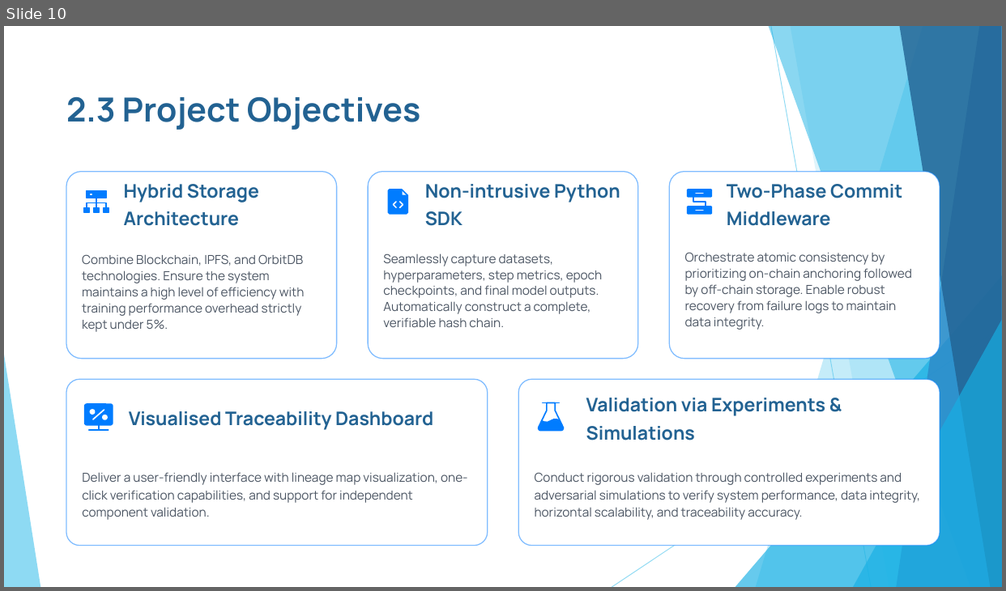
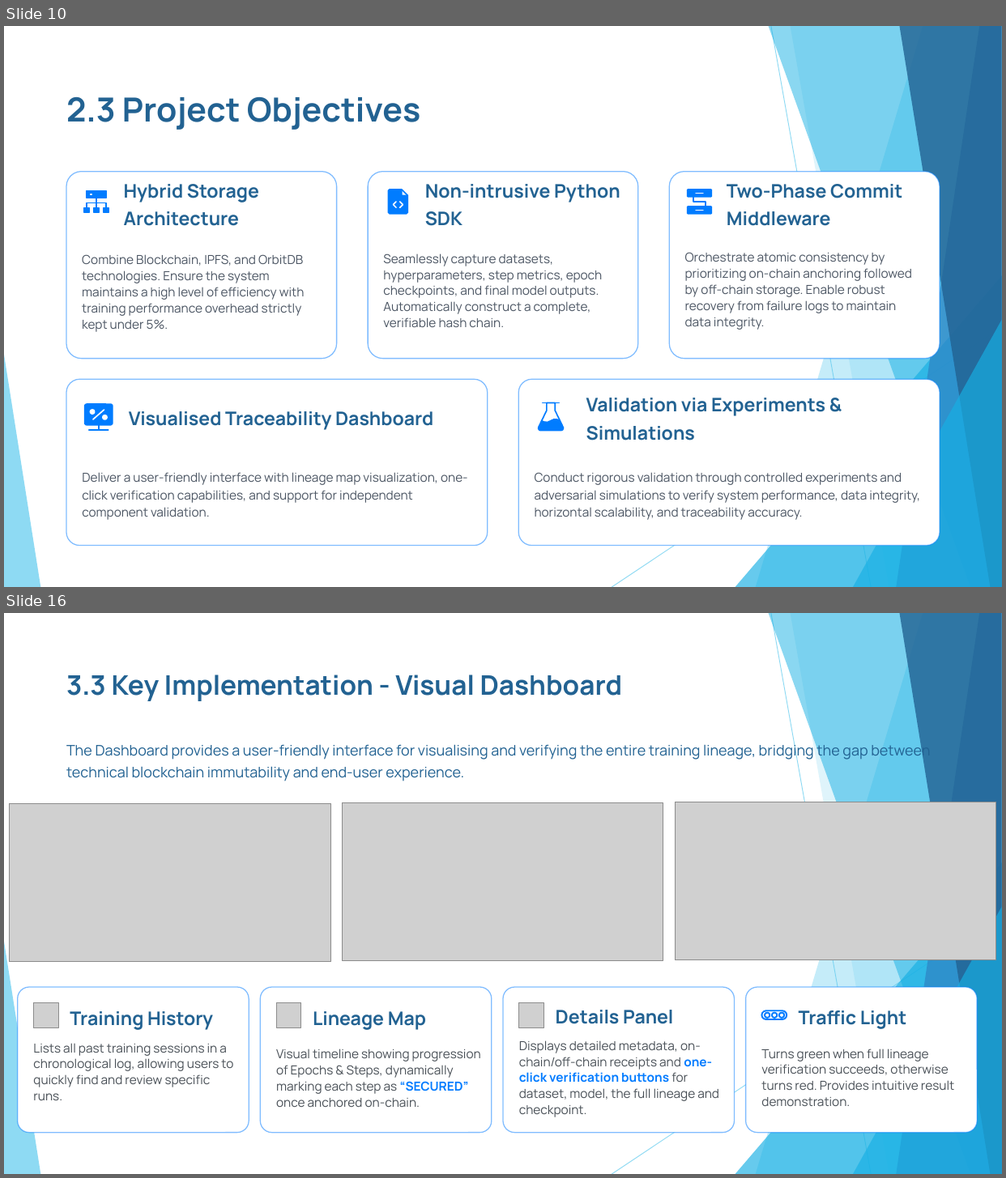
Before and after one commit to xinyuanhu1066/capstone-project, a slide deck: docs/Assessment_3_Presentation.pptx. Shown one above the other, each under a label of ours: slide 10 before the commit, slides 10 and 16 after it; the slides between them are not shown. The pictures are 1006x591 and 1006x1178 pixels, drawn with LibreOffice and Linux fonts; fonts in the diff are those of the drawing; grey boxes stand for pictures. Boxes give left, top, right and bottom in pixels: in the first picture for what was removed or moved away, otherwise in the second. Text is boxed around its words. In the diff, an @@ line names an element or a change of style, - is before the commit and + after.

```diff
--- a/docs/Assessment_3_Presentation.pptx
+++ b/docs/Assessment_3_Presentation.pptx
@@ slide 16 added at [4,613,1002,1174], background #FFFFFF; not listed: 10 template elements that a slide beside it also shows @@
@@ text added at [66,675,622,701], 26 pt, text #226292, bold @@
+3.3 Key Implementation - Visual Dashboard
@@ text added at [66,742,930,781], 14 pt, text #226292 @@
+The Dashboard provides a user-friendly interface for visualising and verifying the entire training lineage, bridging the gap between technical blockchain immutability and end-user experience.
@@ picture added at [9,804,330,962] @@
@@ picture added at [343,803,663,961] @@
@@ picture added at [675,803,996,960] @@
@@ rounded rectangle added at [18,987,249,1132], fill #FFFFFF, outline #007BFF 1 pt @@
@@ rounded rectangle added at [260,987,492,1132], fill #FFFFFF, outline #007BFF 1 pt @@
@@ rounded rectangle added at [503,987,735,1132], fill #FFFFFF, outline #007BFF 1 pt @@
@@ rounded rectangle added at [746,987,978,1132], fill #FFFFFF, outline #007BFF 1 pt @@
@@ picture added at [33,1003,58,1028] @@
@@ text added at [70,1012,213,1030], 18 pt, text #226292, bold @@
+Training History
@@ picture added at [276,1003,301,1028] @@
@@ text added at [313,1012,426,1030], 18 pt, text #226292, bold @@
+Lineage Map
@@ picture added at [519,1003,543,1028] @@
@@ text added at [556,1010,673,1024], 18 pt, text #226292, bold @@
+Details Panel
@@ group added at [761,1012,786,1020]: 3 ellipses, 1 rounded rectangle @@
@@ text added at [799,1011,906,1029], 18 pt, text #226292, bold @@
+Traffic Light
@@ text added at [33,1043,233,1101], 12 pt, text #495057 @@
+Lists all past training sessions in a chronological log, allowing users to quickly find and review specific runs.
@@ text added at [276,1049,481,1107], 12 pt, text #495057 @@
+Visual timeline showing progression of Epochs & Steps, dynamically marking each step as “SECURED” once anchored on-chain.
@@ text added at [519,1041,719,1118], 12 pt, text #495057 @@
+Displays detailed metadata, on-chain/off-chain receipts and one-click verification buttons for dataset, model, the full lineage and checkpoint.
@@ text added at [761,1049,954,1106], 12 pt, text #495057 @@
+Turns green when full lineage verification succeeds, otherwise turns red. Provides intuitive result demonstration.
```
Also in this commit, not shown: 5 other slides added, 1 other file.
